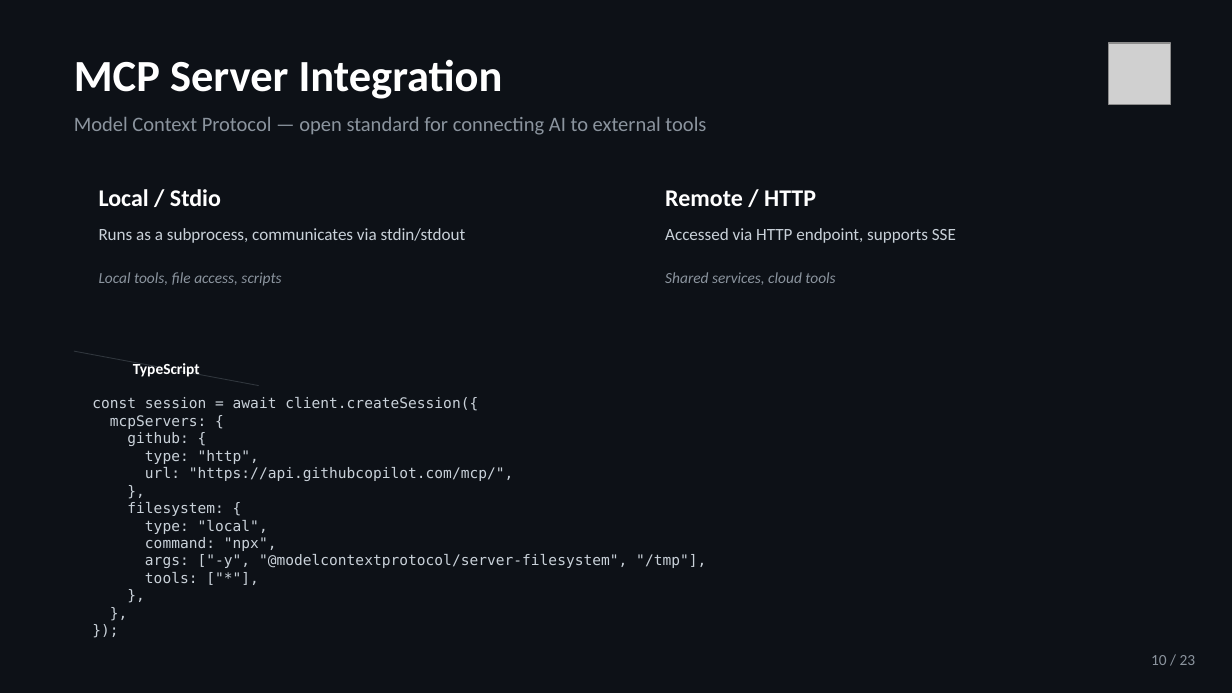
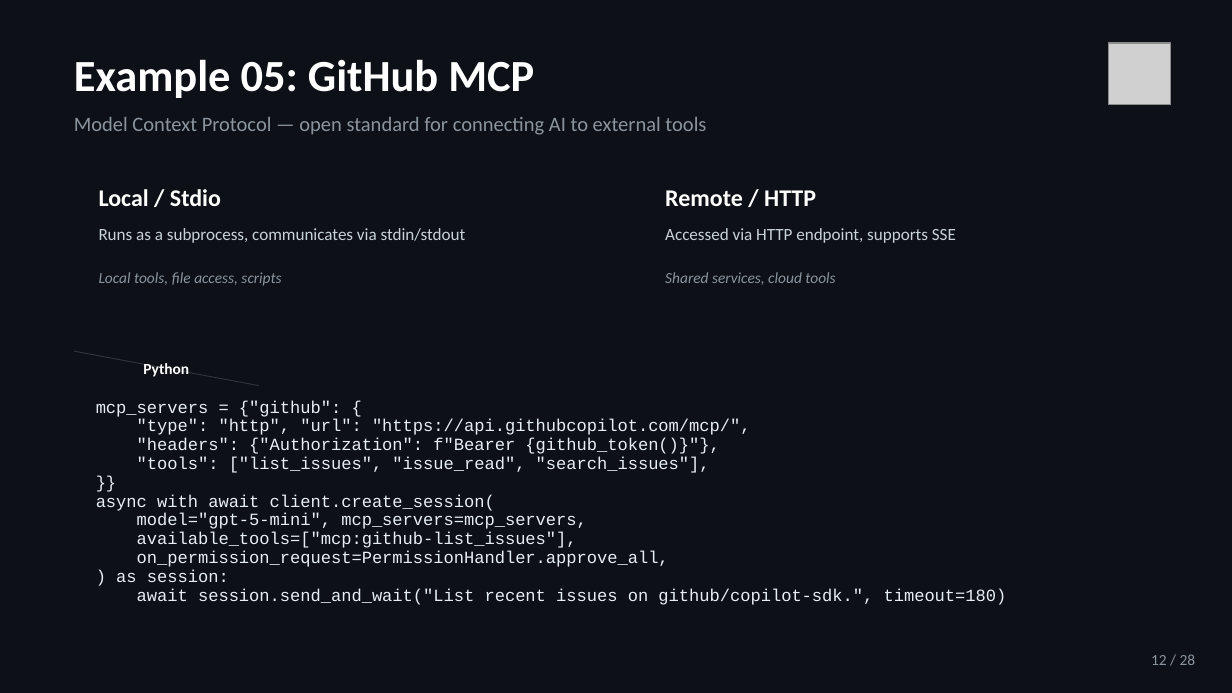
Before and after one commit to jeffrey-groneberg/ghcp_sdk, a slide deck: slide 12 of GitHub-Copilot-SDK.pptx. Drawn at 1232x693 pixels with LibreOffice and Linux fonts; fonts in the diff are those of the drawing; grey boxes stand for pictures. Boxes give left, top, right and bottom in pixels: in the first picture for what was removed or moved away, otherwise in the second. Text is boxed around its words. In the diff, an @@ line names an element or a change of style, - is before the commit and + after.

```diff
--- a/GitHub-Copilot-SDK.pptx
+++ b/GitHub-Copilot-SDK.pptx
@@ text at (x1=74, y1=59, x2=534, y2=98): text changed @@
-MCP Server Integration
+Example 05: GitHub MCP
@@ text at (x1=143, y1=363, x2=189, y2=377): text changed @@
-TypeScript
+Python
@@ text at (x1=96, y1=400, x2=1007, y2=605): text changed; size 8.5 to 10 pt; font DejaVu Sans Mono to Courier New; text colour #C9D1D9 to #E6EDF3 @@
-const session = await client.createSession({
-mcpServers: {
-github: {
-type: "http",
-url: "https://api.githubcopilot.com/mcp/",
-},
-filesystem: {
-type: "local",
-command: "npx",
-args: ["-y", "@modelcontextprotocol/server-filesystem", "/tmp"],
-tools: ["*"],
-},
-},
-});
+mcp_servers = {"github": {
+"type": "http", "url": "https://api.githubcopilot.com/mcp/",
+"headers": {"Authorization": f"Bearer {github_token()}"},
+"tools": ["list_issues", "issue_read", "search_issues"],
+}}
+async with await client.create_session(
+model="gpt-5-mini", mcp_servers=mcp_servers,
+available_tools=["mcp:github-list_issues"],
+on_permission_request=PermissionHandler.approve_all,
+) as session:
+await session.send_and_wait("List recent issues on github/copilot-sdk.", timeout=180)
@@ text at (x1=1151, y1=654, x2=1196, y2=665): text changed @@
-10 / 23
+12 / 28
```
Also in this commit, not shown: 27 other slides changed, 23 other files.
